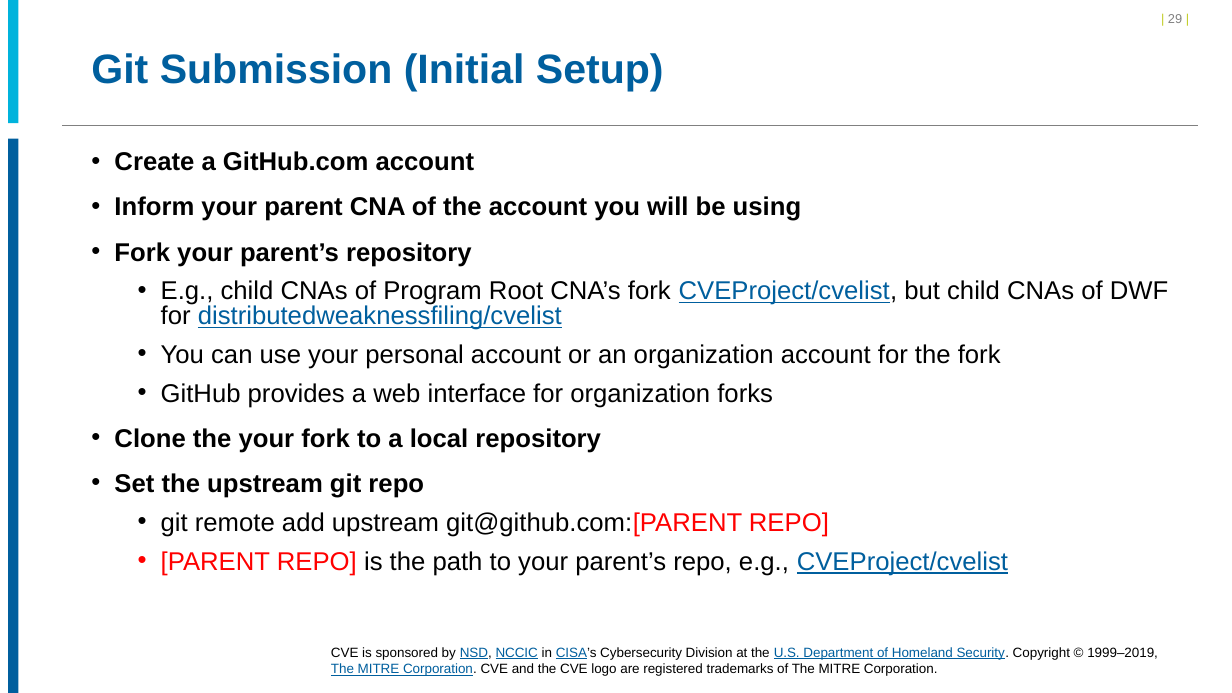
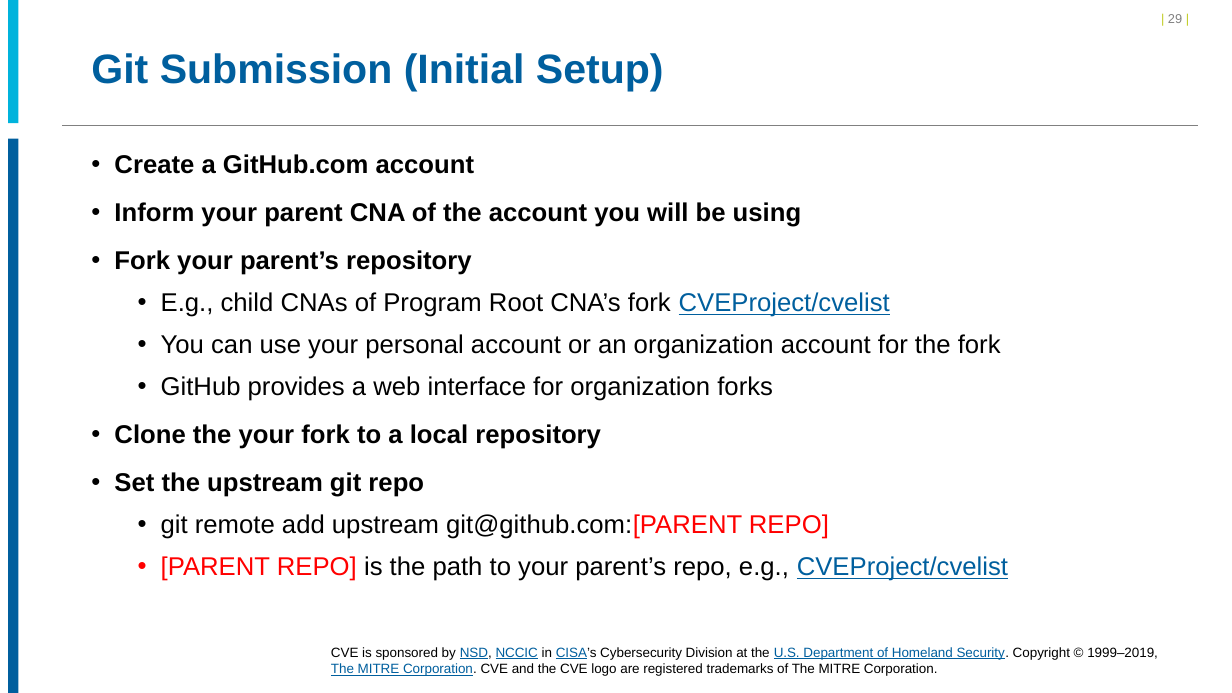
Before and after one commit to CVEProject/cveproject.github.io, a slide deck: slide 29 of docs/cna/CVE_Entry_Submission_Process.pptx. Drawn at 1232x693 pixels with LibreOffice and Linux fonts; fonts in the diff are those of the drawing; background and template pictures are left out. Boxes give left, top, right and bottom in pixels: in the first picture for what was removed or moved away, otherwise in the second. Text is boxed around its words. In the diff, an @@ line names an element or a change of style, - is before the commit and + after.

Commit message:
Upload CVE_Entry_Submission_Process.pptx
Updated to remove DWF mentions, now that the pilot program has ended

```diff
--- a/docs/cna/CVE_Entry_Submission_Process.pptx
+++ b/docs/cna/CVE_Entry_Submission_Process.pptx
@@ text at <box>114,154,1008,581</box>: line spacing 0.8 to 0.9 @@
@@ text at <box>161,292,890,317</box>: text changed @@
-  • E.g., child CNAs of Program Root CNA’s fork CVEProject/cvelist, but child CNAs of DWF for distributedweaknessfiling/cvelist
+  • E.g., child CNAs of Program Root CNA’s fork CVEProject/cvelist
```
Also in this commit, not shown: 1 other slide changed.
